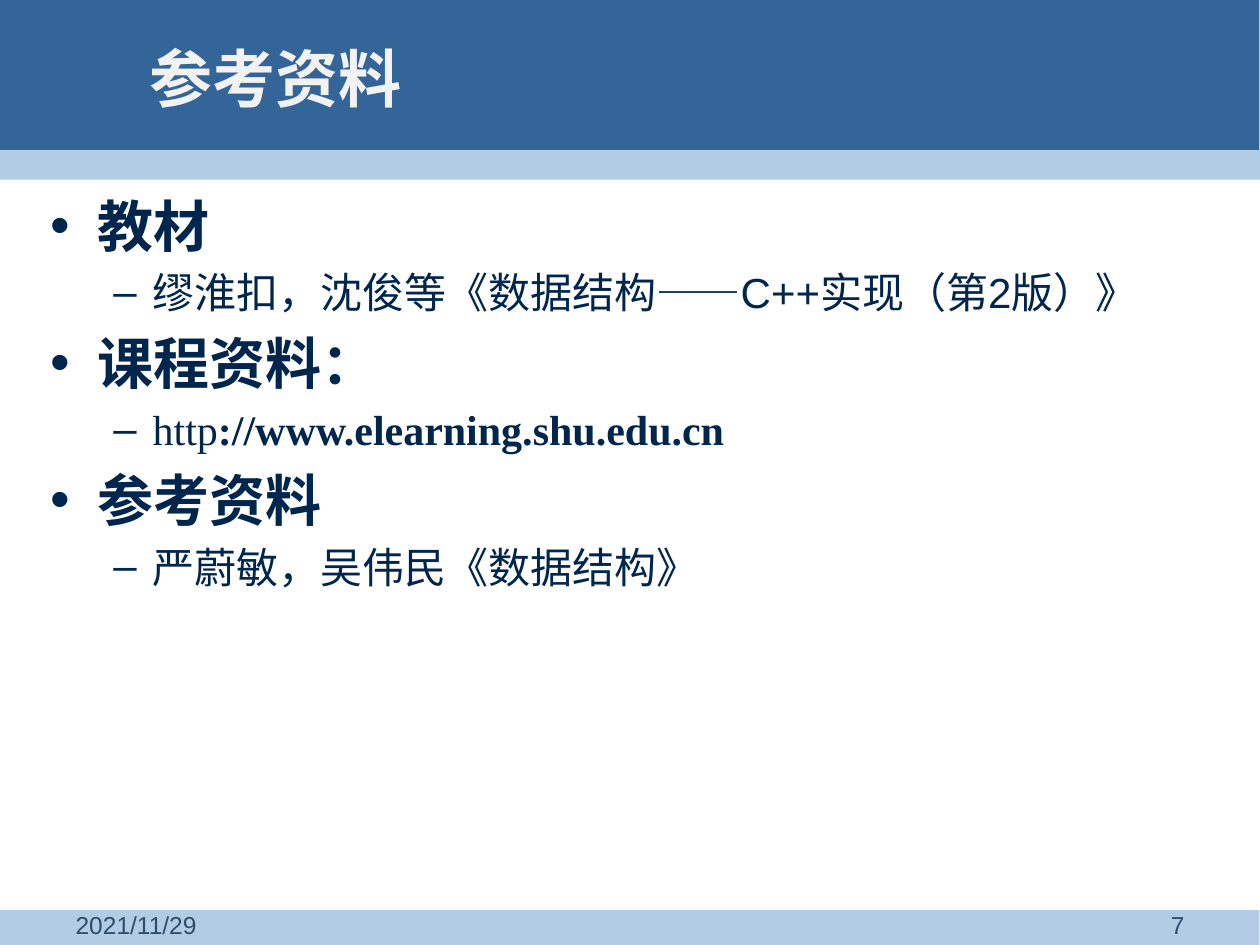
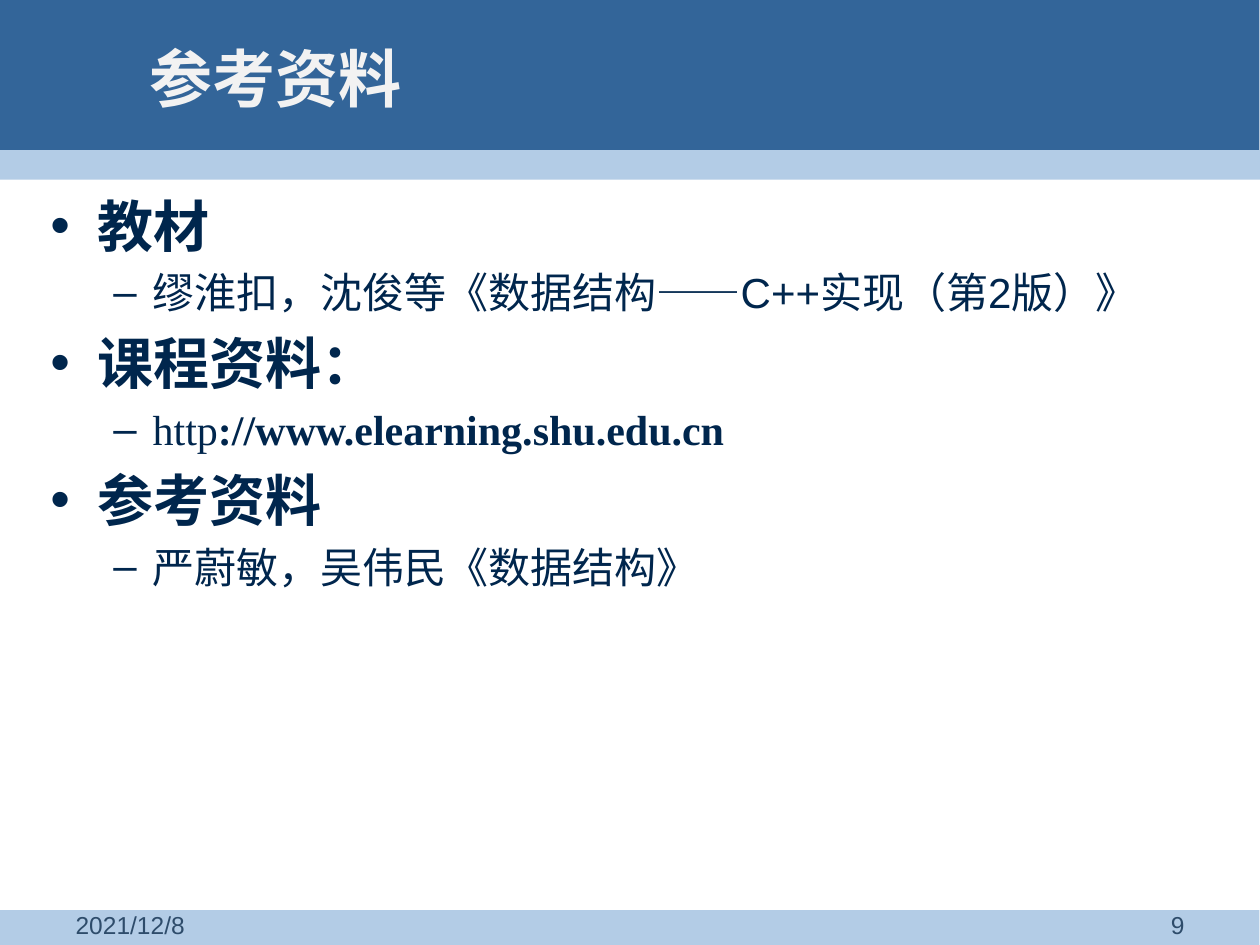
Before and after one commit to 2manifold/2manifold.github.io, a slide deck: slide 9 of lecture/0.pptx (slide 7 before the commit). Drawn at 1260x945 pixels with LibreOffice and Linux fonts; fonts in the diff are those of the drawing; background and template pictures are left out. Boxes give left, top, right and bottom in pixels: in the first picture for what was removed or moved away, otherwise in the second. Text is boxed around its words. In the diff, an @@ line names an element or a change of style, - is before the commit and + after.

```diff
--- a/lecture/0.pptx
+++ b/lecture/0.pptx
@@ text at (76, 916, 185, 934): text changed @@
-2021/11/29
+2021/12/8
@@ page number at (1171, 917, 1185, 934): text changed @@
-7
+9
```
Also in this commit, not shown: 4 other slides changed, 3 slides added, 3 slides removed, 2 other files.
